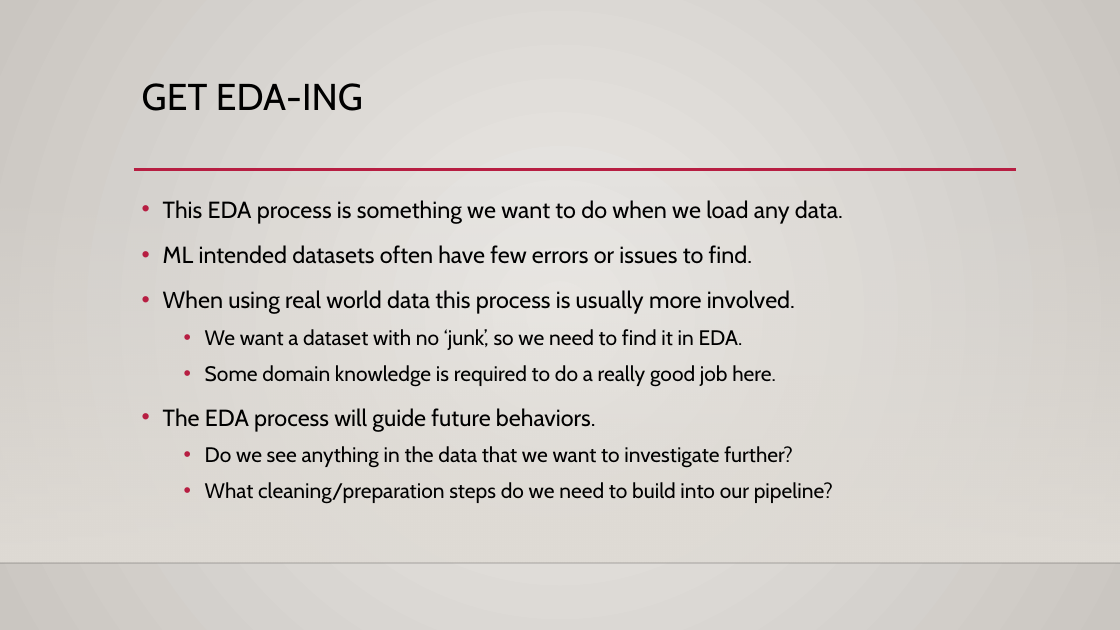
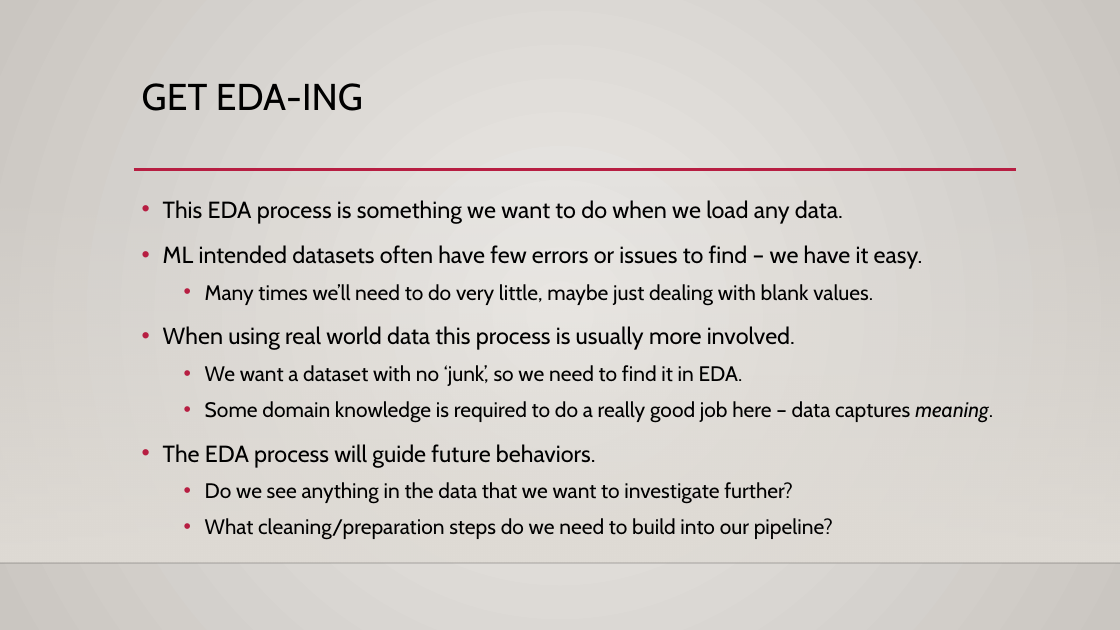
Before and after one commit to AkeemSemperDataScience/Basic_Stats_in_Python_Student_Repository, a slide deck: slide 41 of reference_material/slides/021_r_squared.pptx (slide 38 before the commit). Drawn at 1120x630 pixels with LibreOffice and Linux fonts; fonts in the diff are those of the drawing; background and template pictures are left out. Boxes give left, top, right and bottom in pixels: in the first picture for what was removed or moved away, otherwise in the second. Text is boxed around its words. In the diff, an @@ line names an element or a change of style, - is before the commit and + after.

```diff
--- a/reference_material/slides/021_r_squared.pptx
+++ b/reference_material/slides/021_r_squared.pptx
@@ text at [163,245,923,306]: text changed; size 20 to 18 pt @@
-• ML intended datasets often have few errors or issues to find.
+• ML intended datasets often have few errors or issues to find – we have it easy.
+  • Many times we’ll need to do very little, maybe just dealing with blank values.
@@ text at [205,401,993,423]: text changed @@
-  • Some domain knowledge is required to do a really good job here.
+  • Some domain knowledge is required to do a really good job here – data captures meaning.
```
Also in this commit, not shown: 3 other slides changed, 4 slides added, 1 slide removed, 7 other files.
